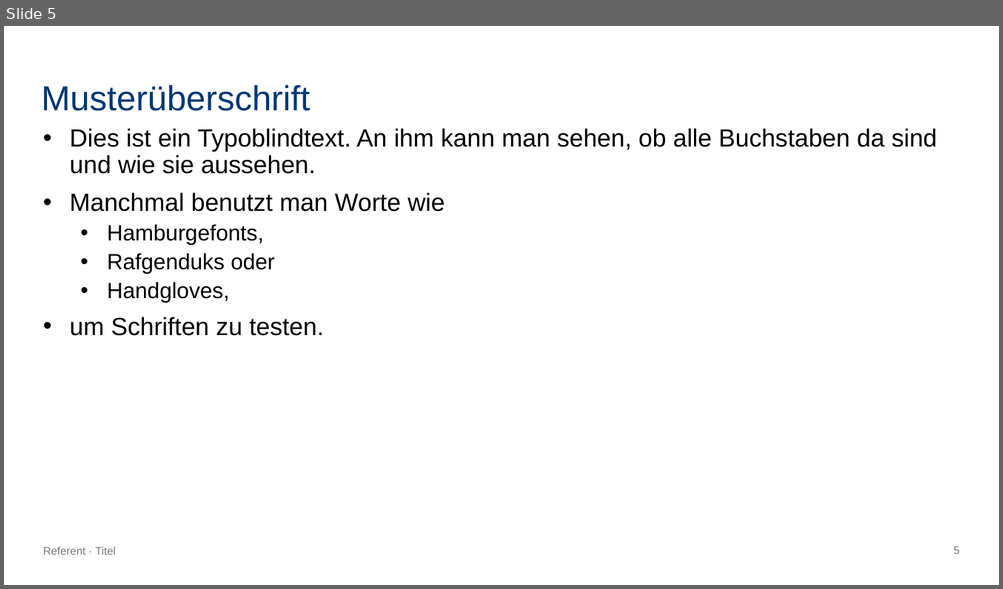
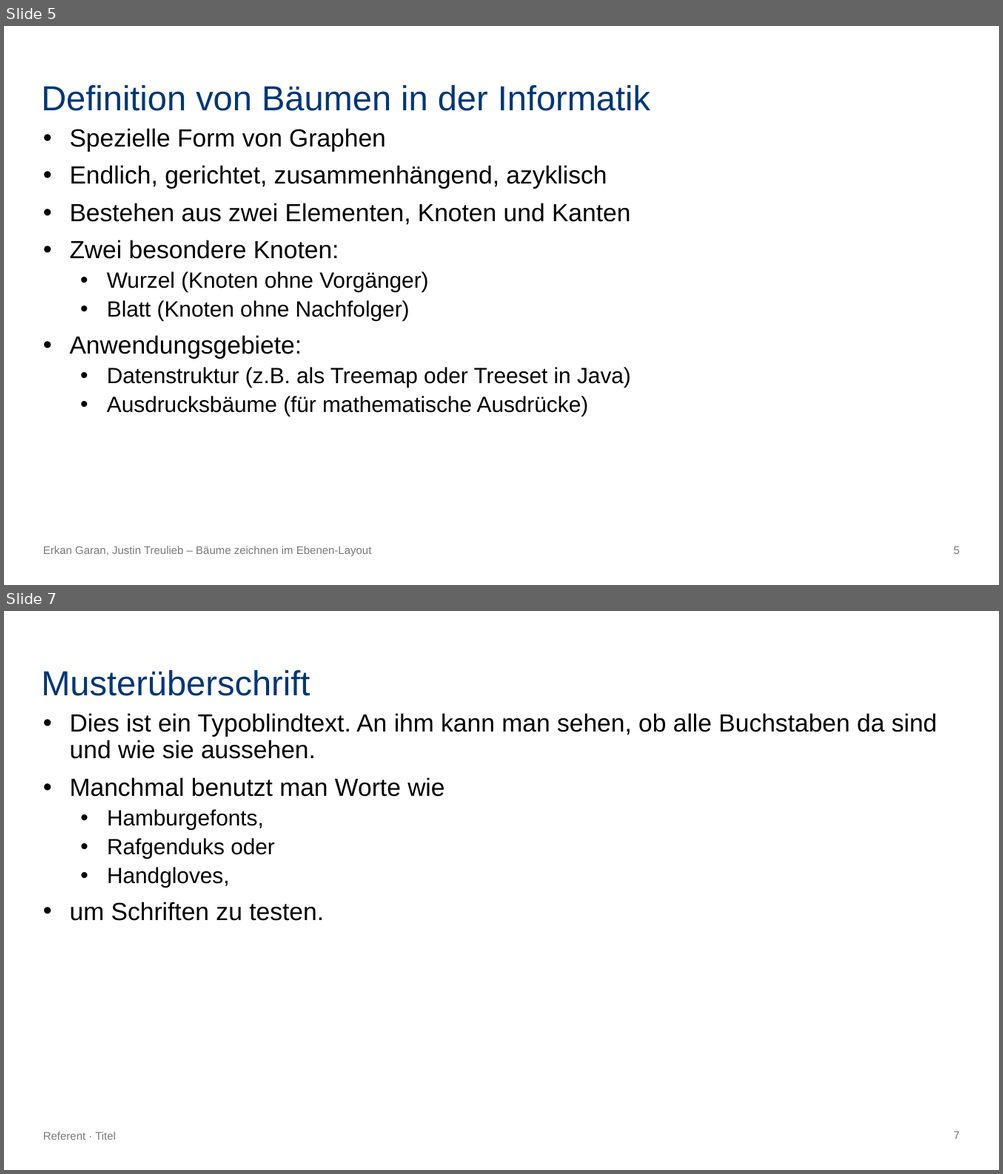
Before and after one commit to erkangrn/Praxsiprojekt, a slide deck: Powerpoint/Bäume zeichnen im Ebenen-Layout.pptx. Shown one above the other, each under a label of ours: slide 5 before the commit, slides 5 and 7 after it; the slides between them are not shown. The pictures are 1003x589 and 1003x1174 pixels, drawn with LibreOffice and Linux fonts; fonts in the diff are those of the drawing. Boxes give left, top, right and bottom in pixels: in the first picture for what was removed or moved away, otherwise in the second. Text is boxed around its words. In the diff, an @@ line names an element or a change of style, - is before the commit and + after.

```diff
--- a/Powerpoint/Bäume zeichnen im Ebenen-Layout.pptx
+++ b/Powerpoint/Bäume zeichnen im Ebenen-Layout.pptx
@@ slide 5 added at [4,26,999,585], background #FFFFFF; not listed: 1 template element that a slide beside it also shows @@
@@ title added at [41,85,650,111], 25.2 pt, text #003677 @@
+Definition von Bäumen in der Informatik
@@ text added at [70,128,631,417], 18 pt, text #000000 @@
+• Spezielle Form von Graphen
+• Endlich, gerichtet, zusammenhängend, azyklisch
+• Bestehen aus zwei Elementen, Knoten und Kanten
+• Zwei besondere Knoten:
+  • Wurzel (Knoten ohne Vorgänger)
+  • Blatt (Knoten ohne Nachfolger)
+• Anwendungsgebiete:
+  • Datenstruktur (z.B. als Treemap oder Treeset in Java)
+  • Ausdrucksbäume (für mathematische Ausdrücke)
@@ text added at [43,546,372,557], 8 pt, text #777776 @@
+Erkan Garan, Justin Treulieb – Bäume zeichnen im Ebenen-Layout
@@ what was slide 5 is now slide 7 @@
@@ page number at [953,1132,959,1139]: text changed @@
-5
+7
```
Also in this commit, not shown: 2 slides changed, 5 other slides added.
